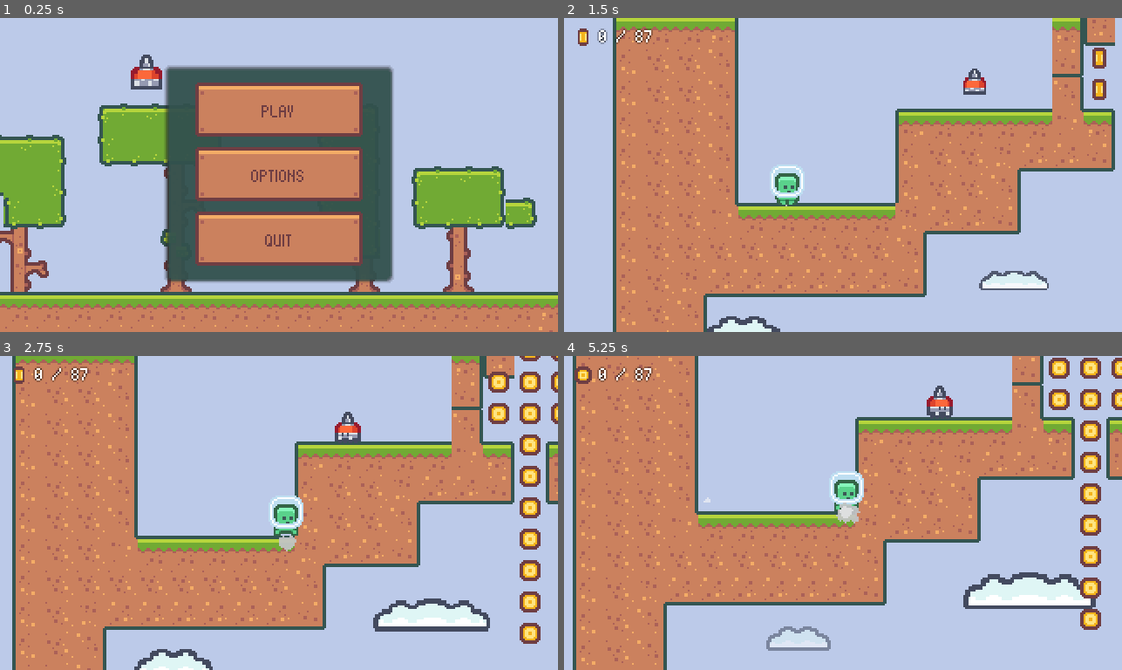
Above: before the commit, frames 1-4 (two rows, left to right).
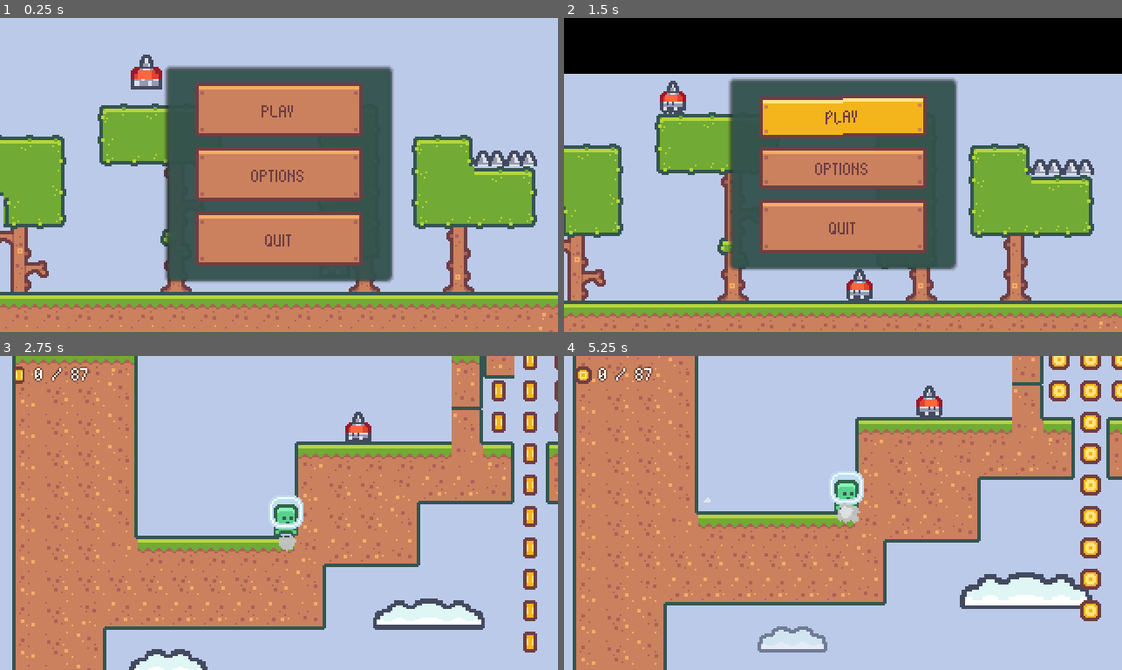
Above: after the commit, the same moments.

Repository: rosskarchner/2D-Platformer-Firebelly-Course
Game: Godot game, scene res://scenes/ui/main_menu.tscn
The game is run twice, just before and just after one commit, with the same random seed, the same clock (stepped at 60 frames per second) and the same inputs.
Inputs (mouse positions are in pixels of both pictures, inside the frame that each line leads up to):
- Up to frame 1 (0.25 s): no input
- Up to frame 2 (1.5 s): click "OPTIONS" at 0.5 s; click "PLAY" at 1.25 s
- Up to frame 3 (2.75 s): tap Enter (ui_accept) at 2, 2.27 s; move the mouse to (401, 497) at 2.02 s; hold Right (ui_right) from 2.03 s (still down); tap Shift (dash) at 2.1 s
- Up to frame 4 (5.25 s): move the mouse to (731, 528) at 2.77 s; tap Shift (dash) every 0.75 s from 2.85 to 5.1 s; tap Enter (ui_accept) at 3.02, 4.52 s; move the mouse to (898, 443) at 3.52 s; release Right (ui_right) at 3.53 s; hold Left (ui_left) 3.53-4.28 s; move the mouse to (815, 575) at 4.27 s; hold Right (ui_right) from 4.28 s (still down); move the mouse to (1010, 560) at 5.02 s

The runs differ from the first frame. In frame 1, 2.7% of the frame differs, in the area x 73-97%, y 37-67%; in frame 2, 83%, in the area x 0-100%, y 0-100%; in frame 3, 4.6%; in frame 4, 4.5%.

Commit message:
add pause menu

Diff:
--- a/project.godot
+++ b/project.godot
@@ -19,6 +19,7 @@
 
 LevelManager="*res://scenes/level_manager.tscn"
 Helpers="*res://scripts/helpers.gd"
+ScreenTransitionManager="*res://scenes/screen_transition_manager.tscn"
 
 [display]
 
@@ -57,6 +58,17 @@
 "events": [Object(InputEventKey,"resource_local_to_scene":false,"resource_name":"","device":-1,"window_id":0,"alt_press …(182 unchanged characters)…
 ]
 }
+skip_level={
+"deadzone": 0.5,
+"events": [Object(InputEventKey,"resource_local_to_scene":false,"resource_name":"","device":-1,"window_id":0,"alt_pressed":false,"shift_pressed":false,"ctrl_pressed":true,"meta_pressed":false,"pressed":false,"keycode":0,"physical_keycode":78,"key_label":0,"unicode":110,"echo":false,"script":null)
+]
+}
+pause={
+"deadzone": 0.5,
+"events": [Object(InputEventKey,"resource_local_to_scene":false,"resource_name":"","device":-1,"window_id":0,"alt_pressed":false,"shift_pressed":false,"ctrl_pressed":false,"meta_pressed":false,"pressed":false,"keycode":0,"physical_keycode":4194305,"key_label":0,"unicode":0,"echo":false,"script":null)
+, Object(InputEventKey,"resource_local_to_scene":false,"resource_name":"","device":-1,"window_id":0,"alt_pressed":false,"shift_pressed":false,"ctrl_pressed":false,"meta_pressed":false,"pressed":false,"keycode":0,"physical_keycode":80,"key_label":0,"unicode":112,"echo":false,"script":null)
+]
+}
 
 [layer_names]
 
--- a/scenes/base_level.gd
+++ b/scenes/base_level.gd
@@ -5,6 +5,7 @@
 @export var levelCompleteScene: PackedScene
 
 var playerScene = preload("res://scenes/player.tscn")
+var pauseScene = preload("res://scenes/ui/pause_menu.tscn")
 var spawnPosition = Vector2.ZERO
 var currentPlayerNode = null
 var totalCoins = 0
@@ -17,6 +18,11 @@
 
 	update_coin_total()
 	$Flag.connect("player_won", self.on_player_won)
+
+func _unhandled_input(event):
+	if event.is_action_pressed("pause"):
+		var pauseMenu = pauseScene.instantiate()
+		add_child(pauseMenu)
 
 func update_coin_total():
 	coin_total_change(get_tree().get_nodes_in_group("coin").size())
--- a/scenes/level_manager.gd
+++ b/scenes/level_manager.gd
@@ -9,7 +9,11 @@
 	currentLevelIndex = levelIndex
 	if currentLevelIndex >= levelScenes.size():
 		currentLevelIndex = 0
-	get_tree().change_scene_to_packed(levelScenes[currentLevelIndex])
+	ScreenTransitionManager.transition_to_scene(levelScenes[currentLevelIndex])
 
 func increment_level():
 	change_level(currentLevelIndex + 1)
+
+func _process(delta):
+	if Input.is_action_just_pressed("skip_level"):
+		increment_level()
--- /dev/null
+++ b/scenes/screen_transition_manager.gd
@@ -0,0 +1,10 @@
+extends Node
+
+var screenTransitionScene = preload("res://scenes/ui/screen_transition.tscn")
+
+
+func transition_to_scene(scene):
+	var screenTransition = screenTransitionScene.instantiate()
+	add_child(screenTransition)
+	await screenTransition.screen_covered
+	get_tree().change_scene_to_packed(scene)
--- /dev/null
+++ b/scenes/screen_transition_manager.tscn
@@ -0,0 +1,6 @@
+[gd_scene load_steps=2 format=3 uid="uid://cey7vgqexq1ww"]
+
+[ext_resource type="Script" path="res://scenes/screen_transition_manager.gd" id="1_fg8w5"]
+
+[node name="ScreenTransitionManager" type="Node"]
+script = ExtResource("1_fg8w5")
--- a/scenes/ui/main_menu.tscn
+++ b/scenes/ui/main_menu.tscn
@@ -29,7 +29,7 @@
 tile_set = ExtResource("5_8uru8")
 cell_quadrant_size = 18
 format = 2
-layer_0/tile_data = PackedInt32Array(393223, 65537, 11, 3276 …(1109 unchanged characters)… 1, -131071, 1114113, 0, 65543, 1245185, 3, 65542, 1245185, 2, 6, 1245185, 0, 65541, 1179649, 2, 5, 1179649, 0, 65540, 1114113, 2, 4, 1114113, 0, 327670, 1, 9, 327671, 65537, 9, 327672, 65537, 9, 327673, 65537, 9, 327674, 65537, 9, 327675, 65537, 9, 327676, 65537, 9, 327677, 65537, 9, 327678, 65537, 9, 327679, 65537, 9, 262144, 65537, 9, 262145, 65537, 9, 262146, 65537, 9, 262148, 65537, 9, 262147, 65537, 9, 262149, 65537, 9, 262150, 65537, 9, 262151, 65537, 9, 262152, 131073, 9, 327688, 131073, 10, 393224, 131073, 11, -131077, 0, 131072)
+layer_0/tile_data = PackedInt32Array(393223, 65537, 11, 3276 …(1109 unchanged characters)… 1, -131071, 1114113, 0, 65543, 1245185, 2, 65542, 1179649, 2, 6, 1179649, 0, 65541, 1179649, 2, 5, 1179649, 1, 65540, 1114113, 2, 4, 1114113, 1, 327670, 1, 9, 327671, 65537, 9, 327672, 65537, 9, 327673, 65537, 9, 327674, 65537, 9, 327675, 65537, 9, 327676, 65537, 9, 327677, 65537, 9, 327678, 65537, 9, 327679, 65537, 9, 262144, 65537, 9, 262145, 65537, 9, 262146, 65537, 9, 262148, 65537, 9, 262147, 65537, 9, 262149, 65537, 9, 262150, 65537, 9, 262151, 65537, 9, 262152, 131073, 9, 327688, 131073, 10, 393224, 131073, 11, -131077, 0, 131072, 7, 1245185, 0, -65532, 1114113, 0, -65531, 1245185, 0, 196609, 0, 131072, -65530, 0, 65536, -65529, 0, 65536)
 metadata/_edit_lock_ = true
 
 [node name="MainMenu" type="CanvasLayer" parent="."]
--- /dev/null
+++ b/scenes/ui/pause_menu.gd
@@ -0,0 +1,27 @@
+extends CanvasLayer
+
+@onready var mainMenuScene = preload("res://scenes/ui/main_menu.tscn")
+
+func _ready():
+	get_tree().paused=true
+
+func unpause():
+	queue_free()
+	get_tree().paused=false
+
+func _on_continue_button_pressed():
+	unpause()
+
+func _unhandled_input(event):
+	if event.is_action_pressed("pause"):
+		unpause()
+		get_viewport().set_input_as_handled()
+
+func _on_options_button_pressed():
+	pass # Replace with function body.
+
+
+
+func _on_quit_button_pressed():
+	$"/root/ScreenTransitionManager".transition_to_scene(mainMenuScene)
+	unpause()
--- /dev/null
+++ b/scenes/ui/pause_menu.tscn
@@ -0,0 +1,58 @@
+[gd_scene load_steps=4 format=3 uid="uid://drk8qfa6u30cr"]
+
+[ext_resource type="Theme" uid="uid://b5lyr6r1oacdv" path="res://resources/theme.tres" id="1_0yf0d"]
+[ext_resource type="Script" path="res://scenes/ui/pause_menu.gd" id="1_p4xxl"]
+[ext_resource type="PackedScene" uid="uid://bmircs0hpgmye" path="res://scenes/ui/animated_button.tscn" id="2_gt535"]
+
+[node name="PauseMenu" type="CanvasLayer"]
+process_mode = 2
+script = ExtResource("1_p4xxl")
+
+[node name="MarginContainer" type="MarginContainer" parent="."]
+anchors_preset = 15
+anchor_right = 1.0
+anchor_bottom = 1.0
+grow_horizontal = 2
+grow_vertical = 2
+theme = ExtResource("1_0yf0d")
+
+[node name="PanelContainer" type="PanelContainer" parent="MarginContainer"]
+layout_mode = 2
+size_flags_horizontal = 4
+size_flags_vertical = 4
+
+[node name="MarginContainer" type="MarginContainer" parent="MarginContainer/PanelContainer"]
+layout_mode = 2
+theme_override_constants/margin_left = 8
+theme_override_constants/margin_top = 8
+theme_override_constants/margin_right = 8
+theme_override_constants/margin_bottom = 8
+
+[node name="VBoxContainer" type="VBoxContainer" parent="MarginContainer/PanelContainer/MarginContainer"]
+custom_minimum_size = Vector2(112, 0)
+layout_mode = 2
+theme_override_constants/separation = 6
+
+[node name="Label" type="Label" parent="MarginContainer/PanelContainer/MarginContainer/VBoxContainer"]
+layout_mode = 2
+text = "PAUSED"
+horizontal_alignment = 1
+
+[node name="ContinueButton" parent="MarginContainer/PanelContainer/MarginContainer/VBoxContainer" instance=ExtResource("2_gt535")]
+unique_name_in_owner = true
+layout_mode = 2
+text = "CONTINUE"
+
+[node name="OptionsButton" parent="MarginContainer/PanelContainer/MarginContainer/VBoxContainer" instance=ExtResource("2_gt535")]
+unique_name_in_owner = true
+layout_mode = 2
+text = "OPTIONS"
+
+[node name="QuitButton" parent="MarginContainer/PanelContainer/MarginContainer/VBoxContainer" instance=ExtResource("2_gt535")]
+unique_name_in_owner = true
+layout_mode = 2
+text = "QUIT TO MENU"
+
+[connection signal="pressed" from="MarginContainer/PanelContainer/MarginContainer/VBoxContainer/ContinueButton" to="." method="_on_continue_button_pressed"]
+[connection signal="pressed" from="MarginContainer/PanelContainer/MarginContainer/VBoxContainer/OptionsButton" to="." method="_on_options_button_pressed"]
+[connection signal="pressed" from="MarginContainer/PanelContainer/MarginContainer/VBoxContainer/QuitButton" to="." method="_on_quit_button_pressed"]
--- /dev/null
+++ b/scenes/ui/screen_transition.gd
@@ -0,0 +1,6 @@
+extends CanvasLayer
+
+signal screen_covered
+
+func emit_screen_covered():
+	emit_signal("screen_covered")
--- /dev/null
+++ b/scenes/ui/screen_transition.gdshader
@@ -0,0 +1,14 @@
+shader_type canvas_item;
+
+uniform sampler2D wipeImage;
+uniform float percent: hint_range(0.0, 1.0);
+
+void fragment() {
+	float textVal = texture(wipeImage, UV).r;
+	if (textVal < percent){
+		COLOR.a = 0.0;
+	}
+
+
+
+}
--- /dev/null
+++ b/scenes/ui/screen_transition.tscn
@@ -0,0 +1,84 @@
+[gd_scene load_steps=8 format=3 uid="uid://bni4d8dj7mk1s"]
+
+[ext_resource type="Script" path="res://scenes/ui/screen_transition.gd" id="1_78nyi"]
+[ext_resource type="Shader" path="res://scenes/ui/screen_transition.gdshader" id="1_srnol"]
+[ext_resource type="Texture2D" uid="uid://dribbitcxr1i4" path="res://assets/effects/screen-wipe.png" id="3_hoptt"]
+
+[sub_resource type="ShaderMaterial" id="ShaderMaterial_kk0dr"]
+shader = ExtResource("1_srnol")
+shader_parameter/percent = 0.0
+shader_parameter/wipeImage = ExtResource("3_hoptt")
+
+[sub_resource type="Animation" id="Animation_wpxao"]
+resource_name = "default"
+length = 0.5
+step = 0.05
+tracks/0/type = "value"
+tracks/0/imported = false
+tracks/0/enabled = true
+tracks/0/path = NodePath("ColorRect:material:shader_parameter/percent")
+tracks/0/interp = 2
+tracks/0/loop_wrap = true
+tracks/0/keys = {
+"times": PackedFloat32Array(0, 0.25, 0.5),
+"transitions": PackedFloat32Array(1, 1, 1),
+"update": 0,
+"values": [0.0, 1.0, 0.0]
+}
+tracks/1/type = "method"
+tracks/1/imported = false
+tracks/1/enabled = true
+tracks/1/path = NodePath(".")
+tracks/1/interp = 1
+tracks/1/loop_wrap = true
+tracks/1/keys = {
+"times": PackedFloat32Array(0.25, 0.5),
+"transitions": PackedFloat32Array(1, 1),
+"values": [{
+"args": [],
+"method": &"emit_screen_covered"
+}, {
+"args": [],
+"method": &"queue_free"
+}]
+}
+
+[sub_resource type="Animation" id="Animation_eixvb"]
+length = 0.001
+tracks/0/type = "value"
+tracks/0/imported = false
+tracks/0/enabled = true
+tracks/0/path = NodePath("ColorRect:material:shader_parameter/percent")
+tracks/0/interp = 1
+tracks/0/loop_wrap = true
+tracks/0/keys = {
+"times": PackedFloat32Array(0),
+"transitions": PackedFloat32Array(1),
+"update": 0,
+"values": [0.0]
+}
+
+[sub_resource type="AnimationLibrary" id="AnimationLibrary_p3r1r"]
+_data = {
+"RESET": SubResource("Animation_eixvb"),
+"default": SubResource("Animation_wpxao")
+}
+
+[node name="ScreenTransition" type="CanvasLayer"]
+layer = 10
+script = ExtResource("1_78nyi")
+
+[node name="ColorRect" type="ColorRect" parent="."]
+material = SubResource("ShaderMaterial_kk0dr")
+anchors_preset = 15
+anchor_right = 1.0
+anchor_bottom = 1.0
+grow_horizontal = 2
+grow_vertical = 2
+color = Color(0, 0, 0, 1)
+
+[node name="AnimationPlayer" type="AnimationPlayer" parent="."]
+autoplay = "default"
+libraries = {
+"": SubResource("AnimationLibrary_p3r1r")
+}
